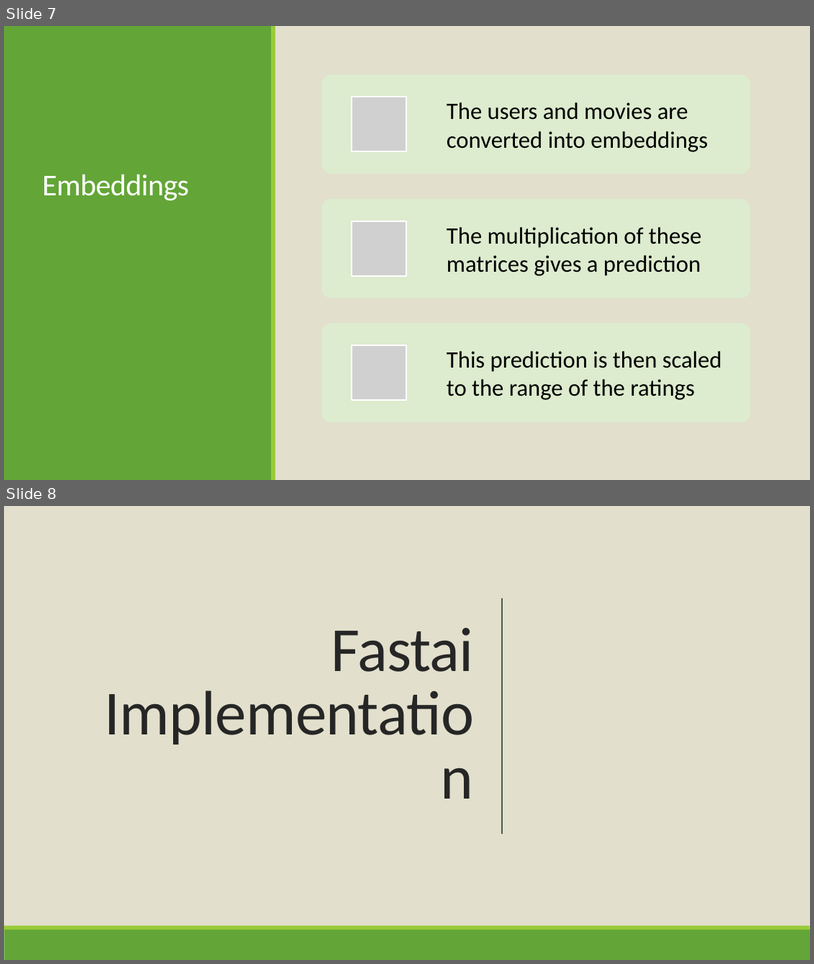
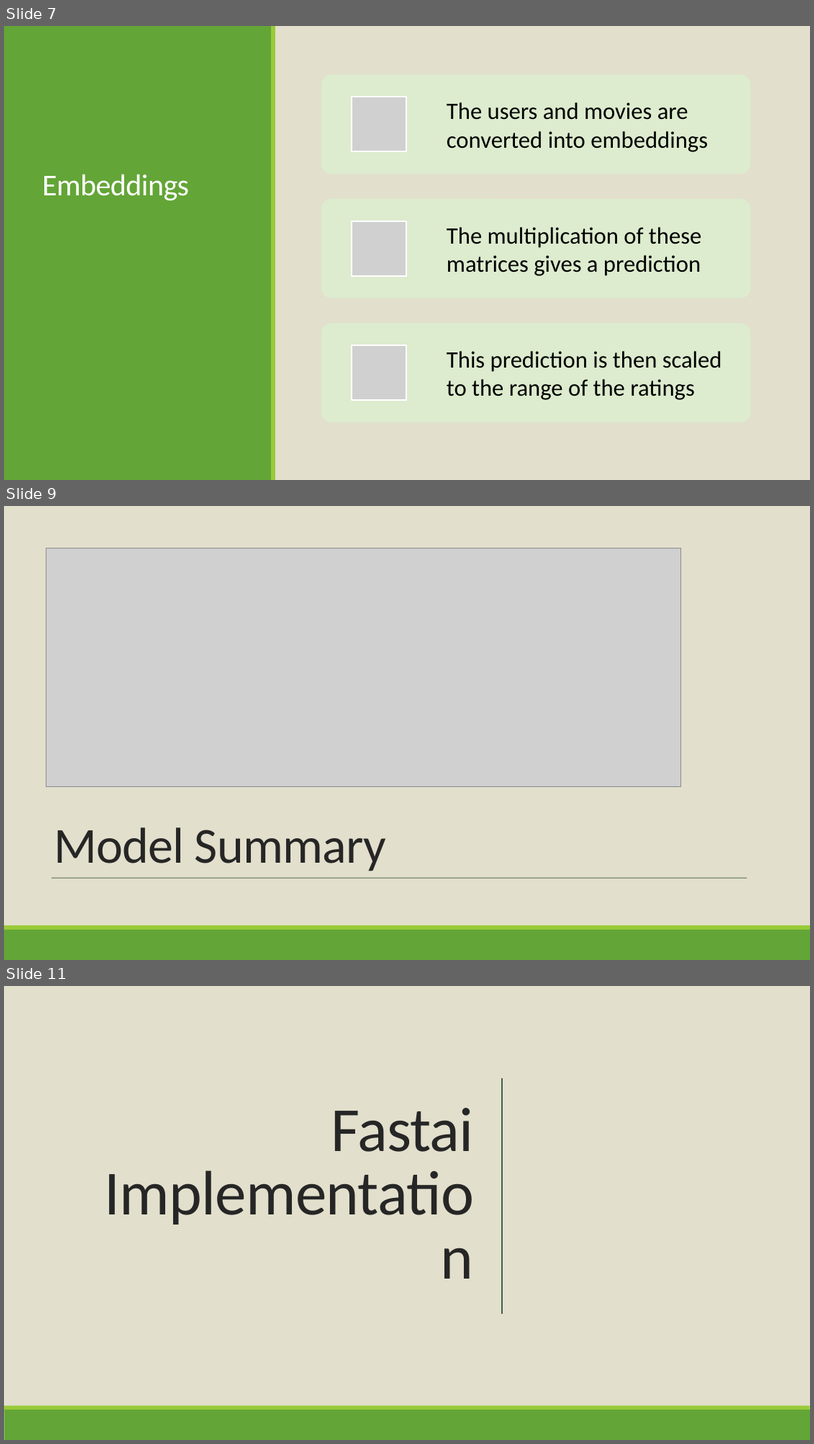
Before and after one commit to ChrisAlex2104/-Recommendation-using-Collaborative-Filtering, a slide deck: AI presentation.pptx. Shown one above the other, each under a label of ours: slides 7 and 8 before the commit, slides 7, 9 and 11 after it; the slides between them are not shown. The pictures are 814x964 and 814x1444 pixels, drawn with LibreOffice and Linux fonts; fonts in the diff are those of the drawing; grey boxes stand for pictures. Boxes give left, top, right and bottom in pixels: in the first picture for what was removed or moved away, otherwise in the second. Text is boxed around its words. In the diff, an @@ line names an element or a change of style, - is before the commit and + after.

```diff
--- a/AI presentation.pptx
+++ b/AI presentation.pptx
@@ slide 9 added at box(4, 506, 810, 960), background #E2DFCC; not listed: 2 template elements that a slide beside it also shows @@
@@ rectangle added at box(4, 506, 810, 925), fill #E2DFCC @@
@@ picture added at box(46, 548, 682, 788) @@
@@ title added at box(54, 827, 386, 871), 45 pt, text #262626 @@
+Model Summary
@@ line added from (52, 878) to (748, 878), #455F51 0.5 pt @@
@@ rectangle added at box(4, 925, 810, 929), fill #99CB38 @@
@@ rectangle added at box(4, 929, 810, 960), fill #63A537 @@
@@ what was slide 8 is now slide 11 @@
```
Also in this commit, not shown: 4 slides changed, 2 other slides added, 1 other file.
